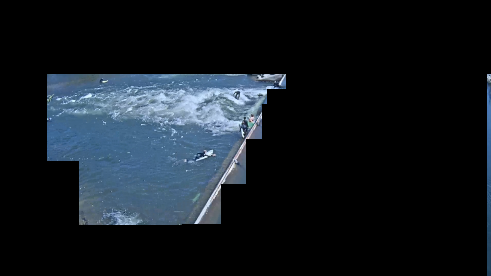
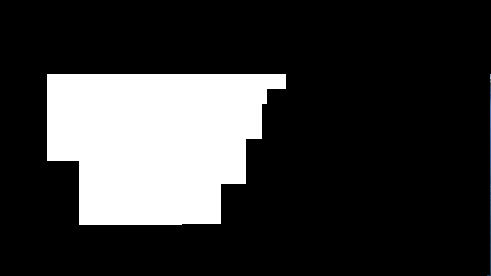
Revision of a layered 491px x 276px image; what changed, layer by layer:
moved "Layer #2" above "Layer #1" over 47, 74, 490, 275
showed "Layer #1", painted on it over 47, 74, 490, 275
